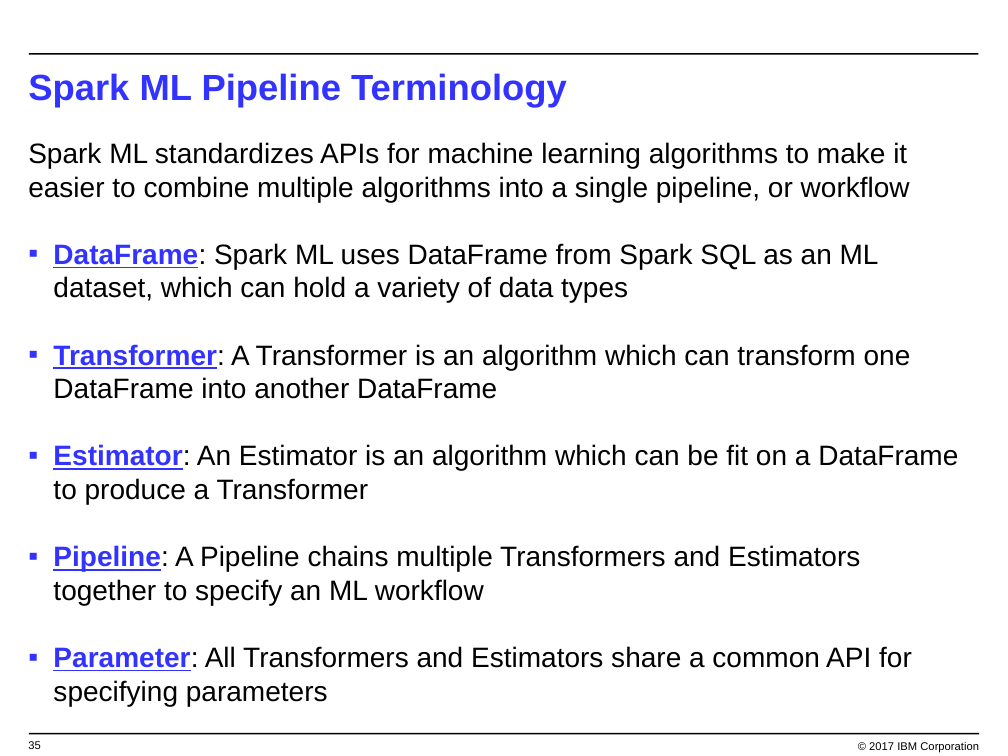
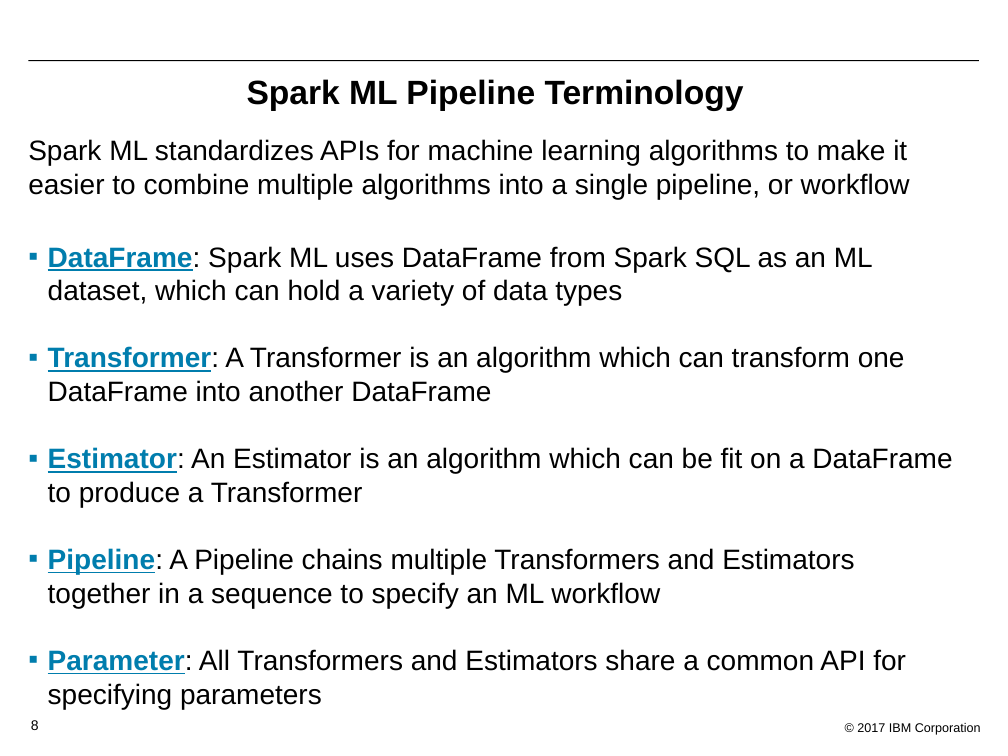
Before and after one commit to bleonardb3/Proof-of-Technology, a slide deck: slide 8 of DSX/Lab-2/Lab2-MachineLearning.pptx (slide 35 before the commit). Drawn at 1008x756 pixels with LibreOffice and Linux fonts; fonts in the diff are those of the drawing; background and template pictures are left out. Boxes give left, top, right and bottom in pixels: in the first picture for what was removed or moved away, otherwise in the second. Text is boxed around its words. In the diff, an @@ line names an element or a change of style, - is before the commit and + after.

```diff
--- a/DSX/Lab-2/Lab2-MachineLearning.pptx
+++ b/DSX/Lab-2/Lab2-MachineLearning.pptx
@@ line moved from (29, 53) - (979, 53) to (28, 60) - (979, 60) @@
@@ line (28, 60) - (979, 60): stroke #000000 1 pt to #000000 0.75 pt @@
@@ title "Spark ML Pipeline Terminology": place and size @@
-title "Spark ML Pipeline Terminology" at [28,73,567,108]
+title "Spark ML Pipeline Terminology" at [247,79,744,111]
@@ title "Spark ML Pipeline Terminology" at [247,79,744,111]: size 26 to 24 pt, text colour #3333FF to #000000; alignment left to centre @@
@@ text at [28,139,952,709]: text colour #3333FF to #007DAD in "DataFrame:", "Transformer:", "Estimator:", "Parameter:"; more space between paragraphs; indent changed @@
@@ text at [48,548,854,608]: text changed @@
-▪ Pipeline: A Pipeline chains multiple Transformers and Estimators together to specify an ML workflow
+▪ Pipeline: A Pipeline chains multiple Transformers and Estimators together in a sequence to specify an ML workflow
@@ text "© 2017 IBM Corporation": place and size @@
-text "© 2017 IBM Corporation" at [869,742,979,752]
+text "© 2017 IBM Corporation" at [857,723,981,735]
@@ text "© 2017 IBM Corporation" at [857,723,981,735]: size 8 to 9 pt @@
@@ page number removed at [28,741,40,749] @@
-35
@@ line removed from (29, 734) to (979, 734) @@
@@ page number added at [31,720,39,730], 10 pt, text #000000 @@
+8
```
Also in this commit, not shown: 9 other slides changed, 3 slides added, 3 slides removed.
